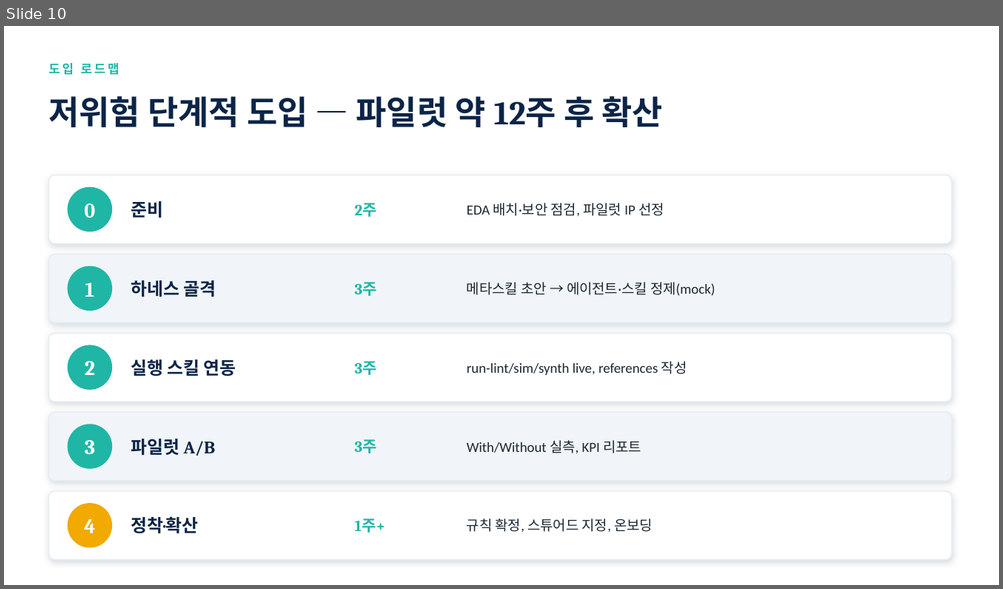
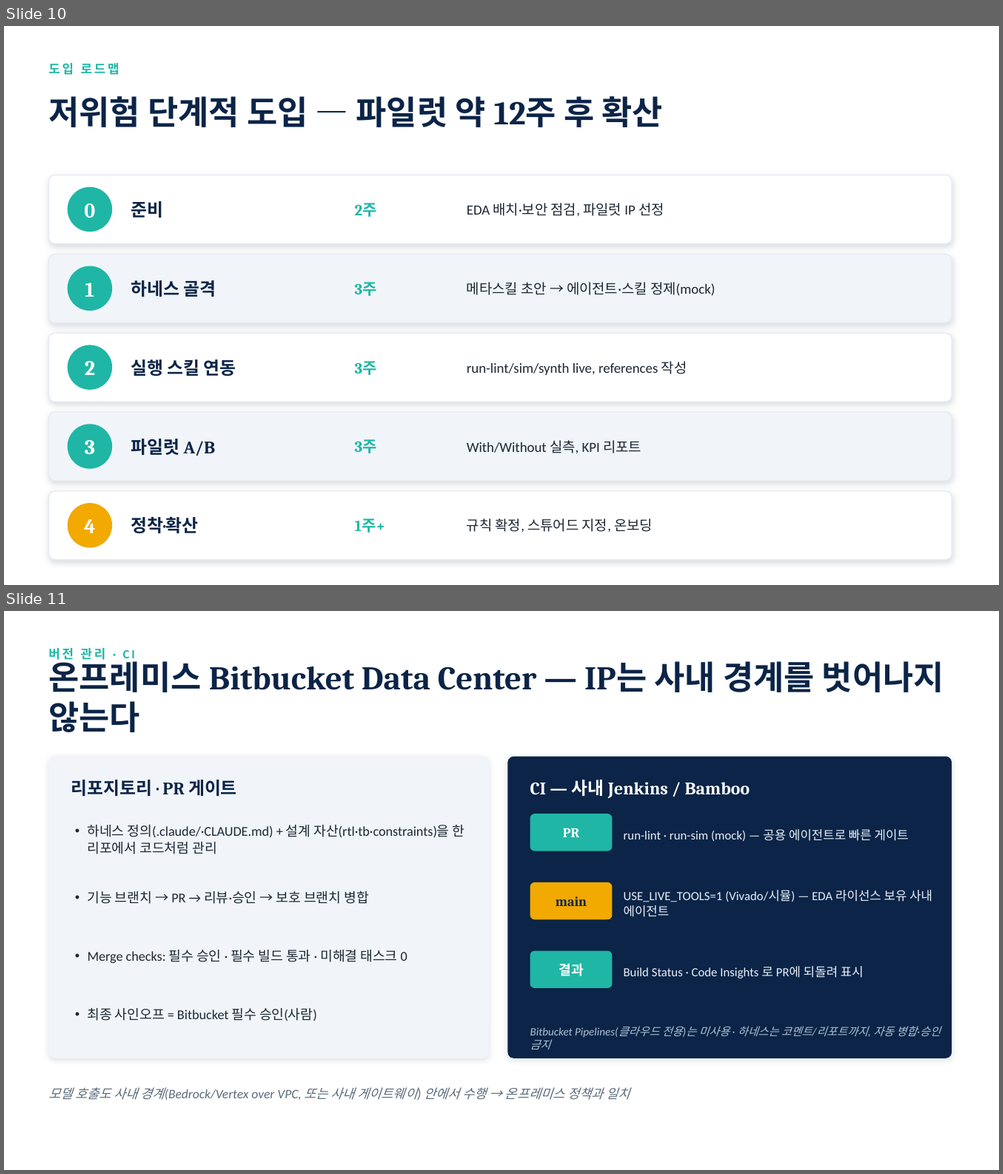
Before and after one commit to chorus96/harness-engineering-with-cc, a slide deck: doc/제안서.pptx. Shown one above the other, each under a label of ours: slide 10 before the commit, slides 10 and 11 after it. The pictures are 1003x589 and 1003x1174 pixels, drawn with LibreOffice and Linux fonts; fonts in the diff are those of the drawing. Boxes give left, top, right and bottom in pixels: in the first picture for what was removed or moved away, otherwise in the second. Text is boxed around its words. In the diff, an @@ line names an element or a change of style, - is before the commit and + after.

```diff
--- a/doc/제안서.pptx
+++ b/doc/제안서.pptx
@@ slide 11 added at bbox=[4, 611, 999, 1170], background #FFFFFF @@
@@ text added at bbox=[48, 648, 135, 660], 12 pt, text #1FB6A6, bold @@
+버전 관리 · CI
@@ text added at bbox=[48, 656, 944, 732], 32 pt, text #0B2447, bold @@
+온프레미스 Bitbucket Data Center — IP는 사내 경계를 벗어나지 않는다
@@ rounded rectangle added at bbox=[48, 757, 489, 1059], fill #F1F5F9 @@
@@ rounded rectangle added at bbox=[508, 757, 951, 1059], fill #0B2447 @@
@@ text added at bbox=[71, 780, 237, 796], 17 pt, text #0B2447, bold @@
+리포지토리 · PR 게이트
@@ text added at bbox=[530, 780, 750, 798], 17 pt, text #FFFFFF, bold @@
+CI — 사내 Jenkins / Bamboo
@@ text added at bbox=[88, 825, 465, 854], 13 pt, text #1B2733 @@
+• 하네스 정의(.claude/·CLAUDE.md) + 설계 자산(rtl·tb·constraints)을 한 리포에서 코드처럼 관리
@@ rounded rectangle added at bbox=[530, 814, 612, 851], fill #1FB6A6 @@
@@ text added at bbox=[563, 829, 579, 837], 13 pt, text #FFFFFF, bold @@
+PR
@@ text added at bbox=[623, 829, 908, 841], 12 pt, text #E7F0F8 @@
+run-lint · run-sim (mock) — 공용 에이전트로 빠른 게이트
@@ text added at bbox=[88, 891, 368, 904], 13 pt, text #1B2733 @@
+• 기능 브랜치 → PR → 리뷰·승인 → 보호 브랜치 병합
@@ rounded rectangle added at bbox=[530, 883, 612, 920], fill #F2A900 @@
@@ text added at bbox=[555, 897, 586, 906], 13 pt, text #0B2447, bold @@
+main
@@ text added at bbox=[623, 890, 932, 917], 12 pt, text #E7F0F8 @@
+USE_LIVE_TOOLS=1 (Vivado/시뮬) — EDA 라이선스 보유 사내 에이전트
@@ text added at bbox=[88, 950, 407, 963], 13 pt, text #1B2733 @@
+• Merge checks: 필수 승인 · 필수 빌드 통과 · 미해결 태스크 0
@@ rounded rectangle added at bbox=[530, 951, 612, 988], fill #1FB6A6 @@
@@ text added at bbox=[558, 963, 583, 977], 13 pt, text #FFFFFF, bold @@
+결과
@@ text added at bbox=[623, 966, 863, 979], 12 pt, text #E7F0F8 @@
+Build Status · Code Insights 로 PR에 되돌려 표시
@@ text added at bbox=[88, 1008, 317, 1022], 13 pt, text #1B2733 @@
+• 최종 사인오프 = Bitbucket 필수 승인(사람)
@@ text added at bbox=[530, 1026, 940, 1050], 10.8 pt, text #AEC3D6, italic @@
+Bitbucket Pipelines(클라우드 전용)는 미사용 · 하네스는 코멘트/리포트까지, 자동 병합·승인 금지
@@ text added at bbox=[48, 1088, 629, 1100], 12.5 pt, text #5B6B7A, italic @@
+모델 호출도 사내 경계(Bedrock/Vertex over VPC, 또는 사내 게이트웨이) 안에서 수행 → 온프레미스 정책과 일치
```
Also in this commit, not shown: 7 other files.
